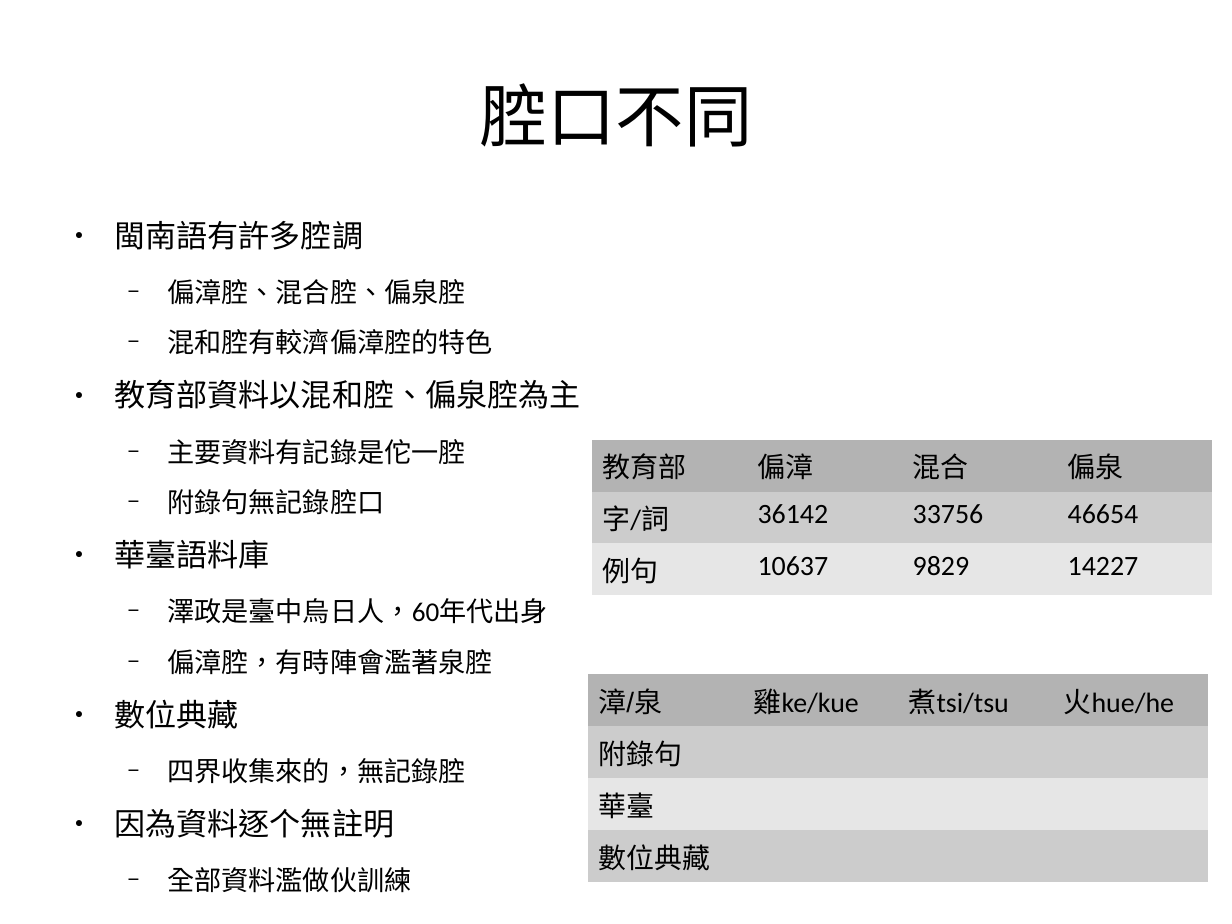
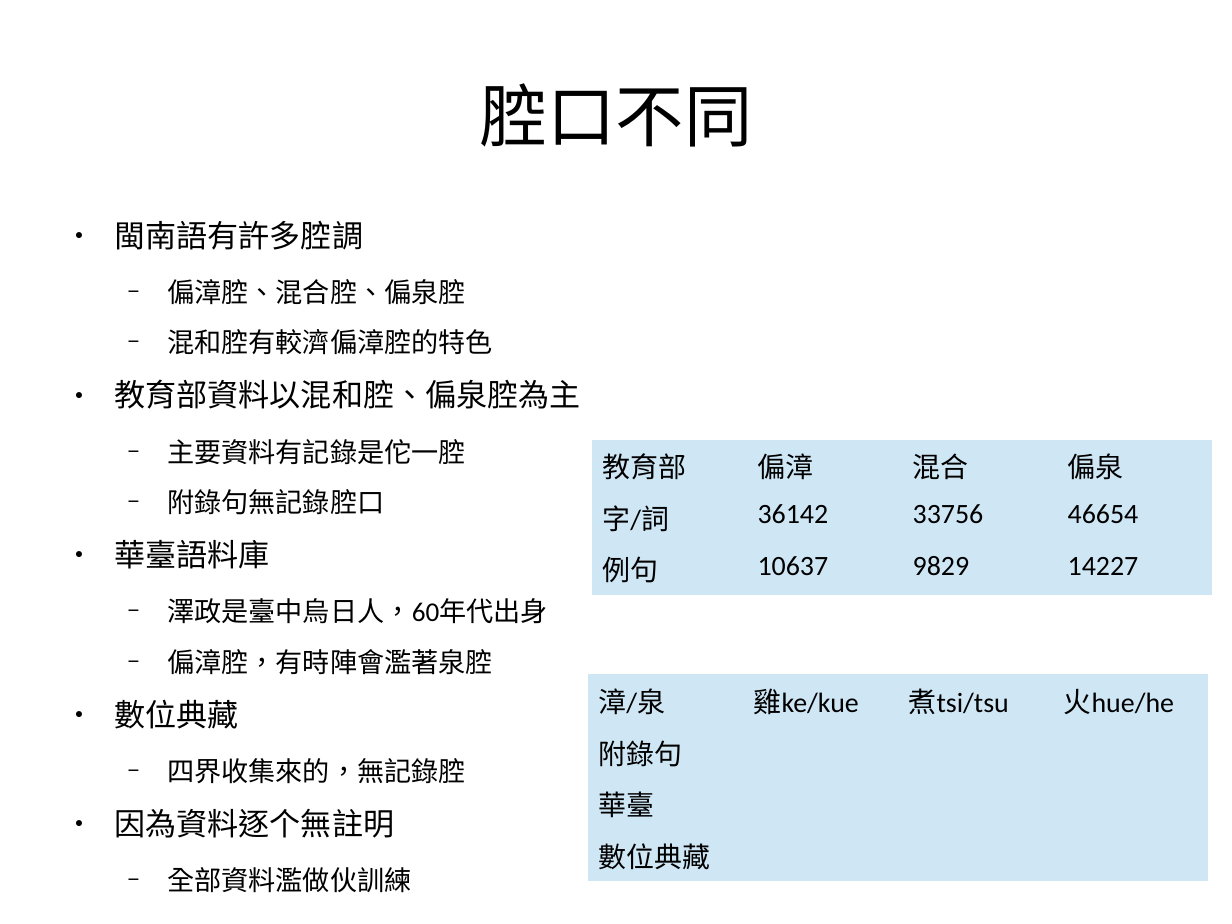
Before and after one commit to sih4sing5hong5/po3-ko3_tau5-iann2-phinn3, a slide deck: slide 18 of 翻譯報告.odp. Drawn at 1232x924 pixels with LibreOffice and Linux fonts; fonts in the diff are those of the drawing. Boxes give left, top, right and bottom in pixels: in the first picture for what was removed or moved away, otherwise in the second. Text is boxed around its words. In the diff, an @@ line names an element or a change of style, - is before the commit and + after.

```diff
--- a/翻譯報告.odp
+++ b/翻譯報告.odp
@@ table at (591, 439, 1213, 587) @@
@@ fill #B3B3B3 to #CFE7F5 in row 1 @@
@@ fill #CCCCCC to #CFE7F5 in row 2 @@
@@ fill #E6E6E6 to #CFE7F5 in row 3 @@
@@ font Arial to Calibri in "教育部" @@
@@ table at (588, 674, 1210, 874) @@
@@ fill #B3B3B3 to #CFE7F5 in row 1 @@
@@ fill #CCCCCC to #CFE7F5 in 8 cells @@
@@ fill #E6E6E6 to #CFE7F5 in row 3 @@
@@ font Arial to Calibri in "漳/泉" @@
```
Also in this commit, not shown: 7 other slides changed.
